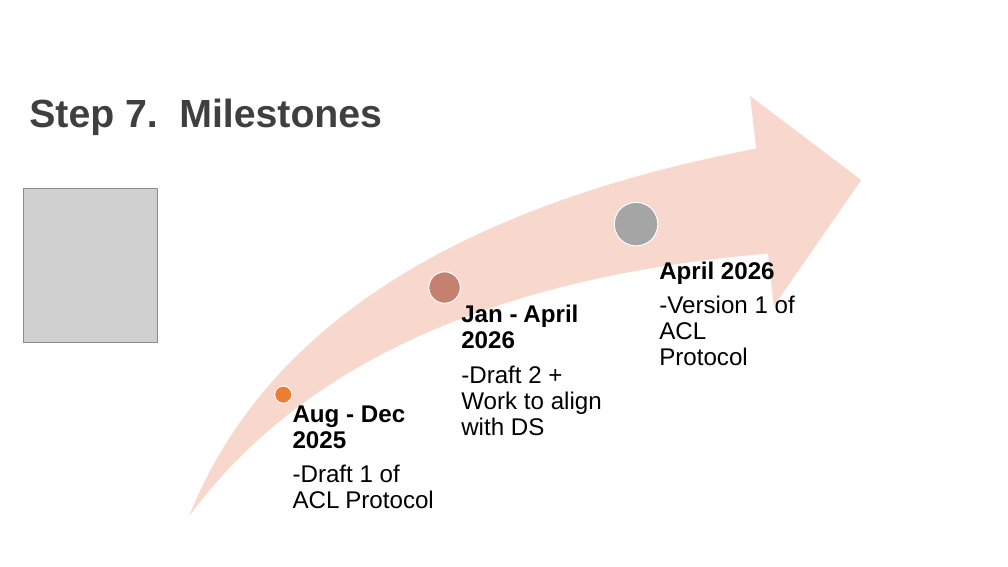
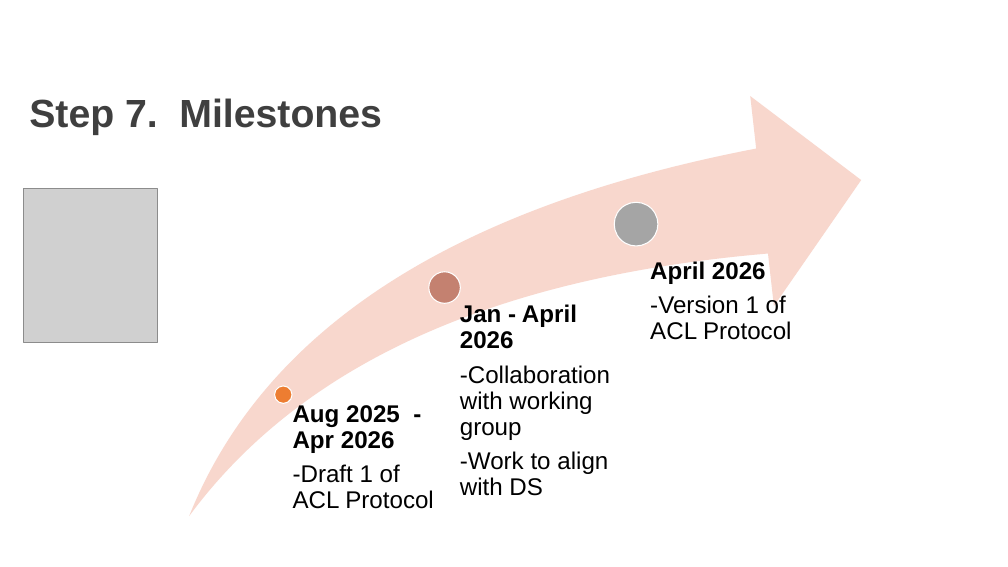
Before and after one commit to AKates717/CSI-Pacific-RTP, a slide deck: slide 8 of RTP Resources/RTP_Project_Pitch.pptx (slide 9 before the commit). Drawn at 1008x567 pixels with LibreOffice and Linux fonts; fonts in the diff are those of the drawing; grey boxes stand for pictures; background and template pictures are left out. Boxes give left, top, right and bottom in pixels: in the first picture for what was removed or moved away, otherwise in the second. Text is boxed around its words. In the diff, an @@ line names an element or a change of style, - is before the commit and + after.

```diff
--- a/RTP Resources/RTP_Project_Pitch.pptx
+++ b/RTP Resources/RTP_Project_Pitch.pptx
@@ text "April 2026" rewrapped from box(659, 259, 795, 366) to box(650, 261, 792, 340) @@
@@ text at box(460, 365, 610, 496): text changed @@
--Draft 2 + Work to align with DS
+-Collaboration with working group
+-Work to align with DS
@@ text at box(293, 402, 400, 453): text changed @@
-Aug - Dec 2025
+Aug 2025 - Apr 2026
```
Also in this commit, not shown: 3 other slides changed, 1 slide removed, 20 other files.
